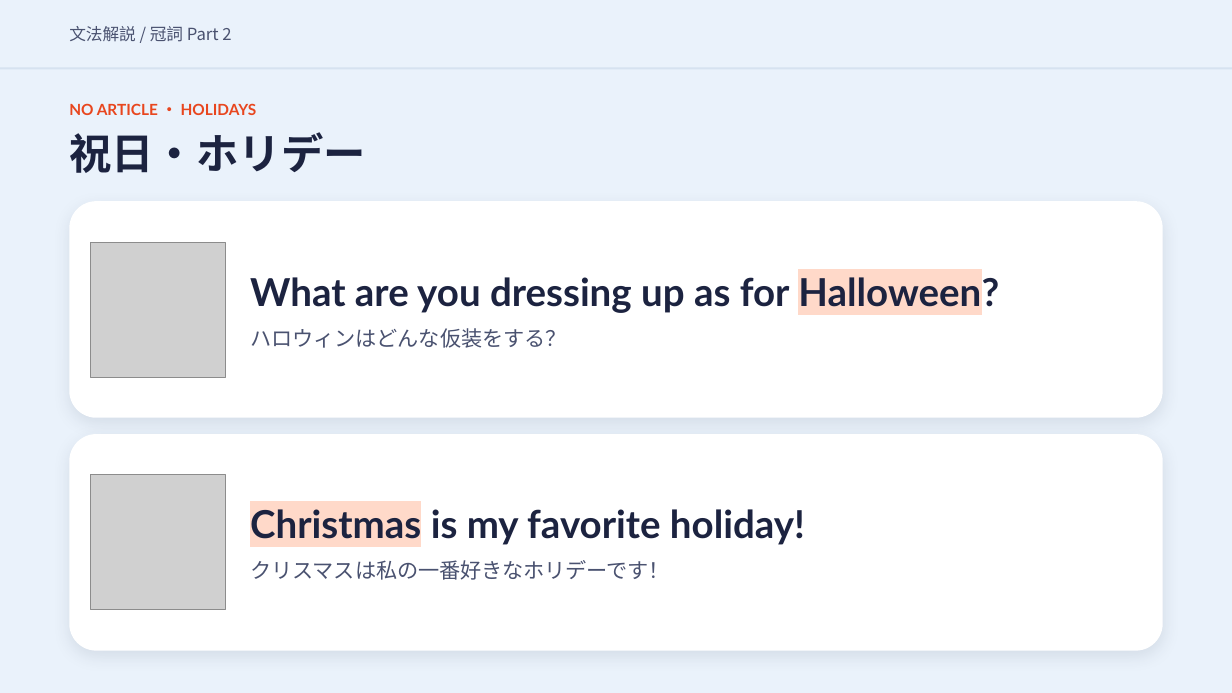
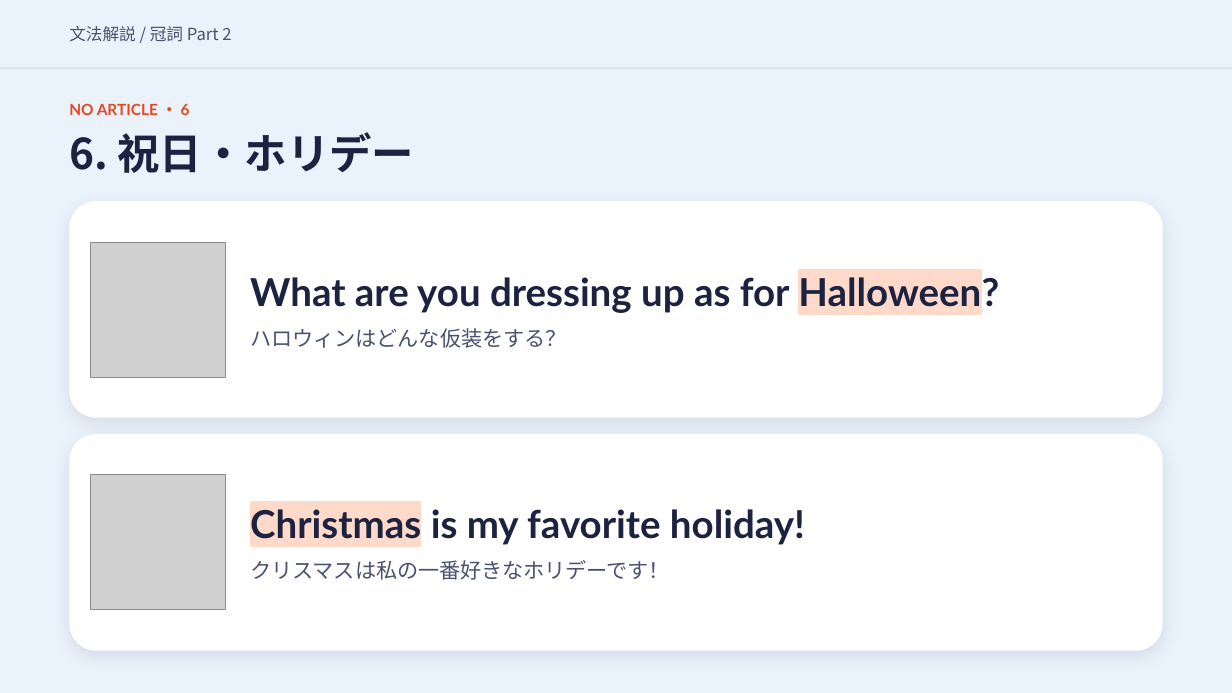
Before and after one commit to hinakajisaki-dev/hina-english, a slide deck: slide 28 of matome/articles-2/articles-2-slides.pptx. Drawn at 1232x693 pixels with LibreOffice and Linux fonts; fonts in the diff are those of the drawing; grey boxes stand for pictures. Boxes give left, top, right and bottom in pixels: in the first picture for what was removed or moved away, otherwise in the second. Text is boxed around its words. In the diff, an @@ line names an element or a change of style, - is before the commit and + after.

```diff
--- a/matome/articles-2/articles-2-slides.pptx
+++ b/matome/articles-2/articles-2-slides.pptx
@@ text at (69, 103, 190, 115): text changed @@
-NO ARTICLE ・ HOLIDAYS
+NO ARTICLE ・ 6
@@ text at (69, 132, 414, 173): text changed @@
-祝日・ホリデー
+6. 祝日・ホリデー
```
Also in this commit, not shown: 9 other slides changed, 2 slides added, 2 slides removed, 9 other files.
